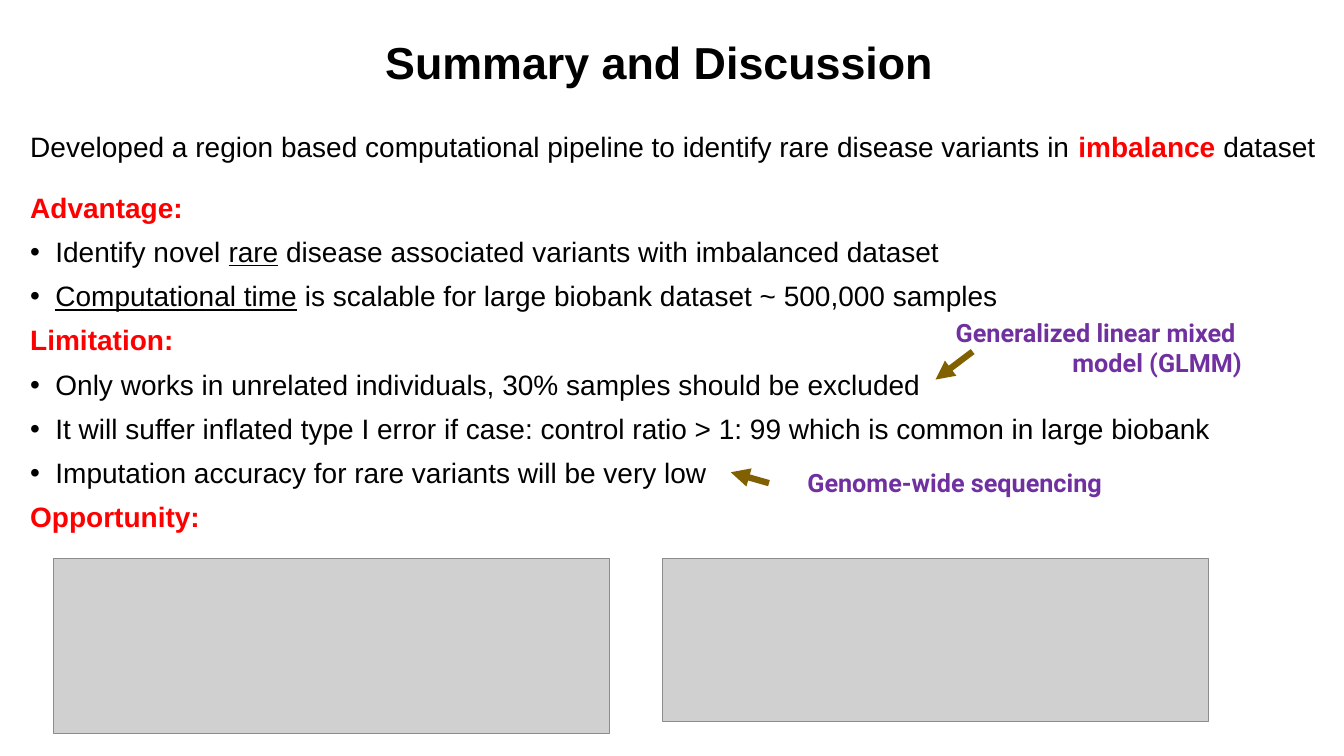
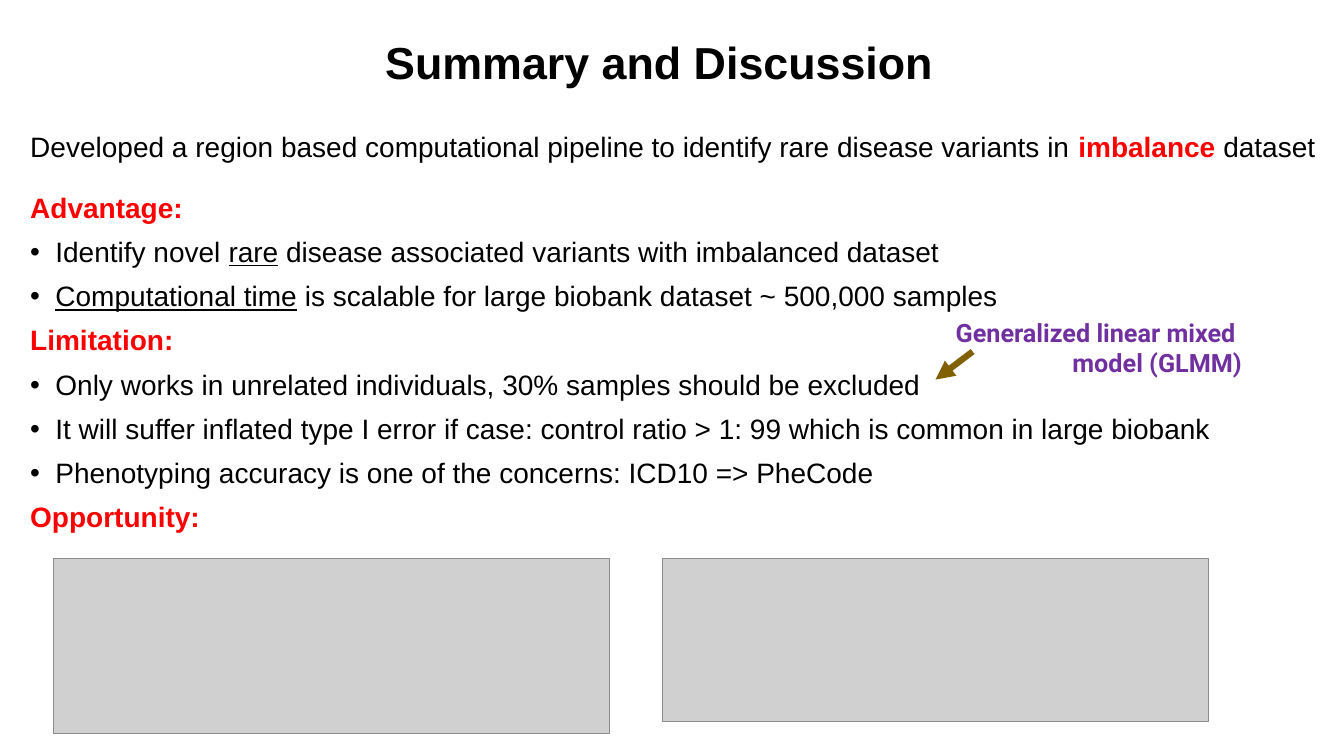
Before and after one commit to Shicheng-Guo/Shicheng-Guo.Github.io, a slide deck: slide 14 of tutorials/2020/Robust-SKAT-Shicheng-Guo-2020-P-MCRI.pptx (slide 13 before the commit). Drawn at 1344x756 pixels with LibreOffice and Linux fonts; fonts in the diff are those of the drawing; grey boxes stand for pictures. Boxes give left, top, right and bottom in pixels: in the first picture for what was removed or moved away, otherwise in the second. Text is boxed around its words. In the diff, an @@ line names an element or a change of style, - is before the commit and + after.

```diff
--- a/tutorials/2020/Robust-SKAT-Shicheng-Guo-2020-P-MCRI.pptx
+++ b/tutorials/2020/Robust-SKAT-Shicheng-Guo-2020-P-MCRI.pptx
@@ text at (55, 462, 873, 488): text changed @@
-• Imputation accuracy for rare variants will be very low
+• Phenotyping accuracy is one of the concerns: ICD10 => PheCode
@@ arrow removed from (769, 483) to (731, 473) @@
@@ text removed at (807, 473, 1102, 498) @@
-Genome-wide sequencing
```
Also in this commit, not shown: 1 other slide changed, 1 slide added.
